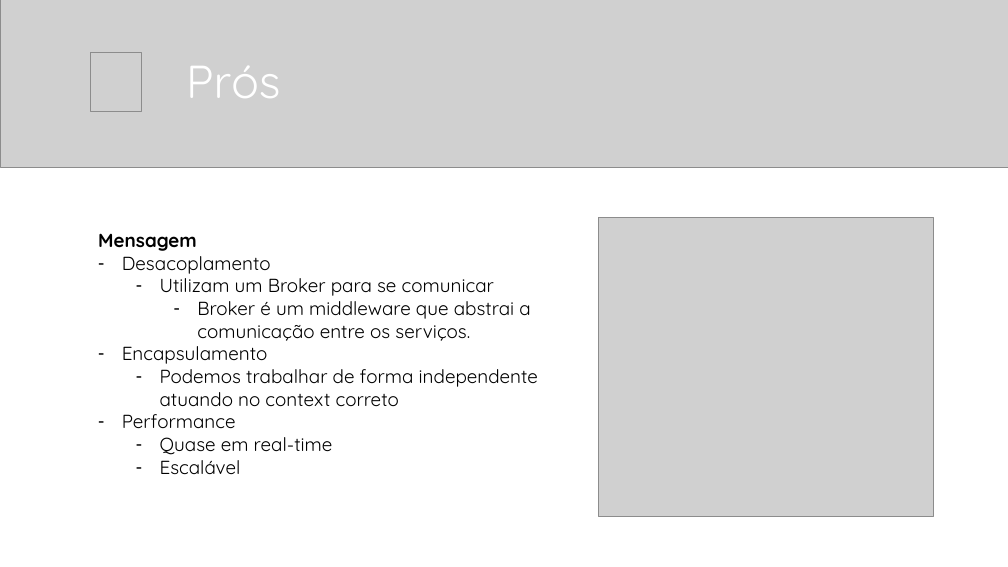
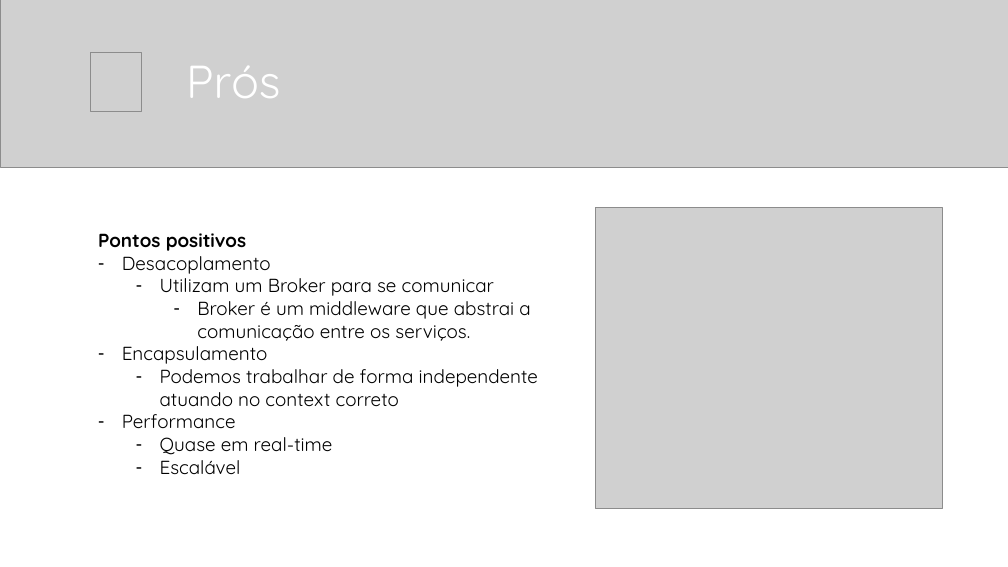
Before and after one commit to balta-io/2810, a slide deck: slide 18 of 2021-08-25_event-driven-architecture.pptx. Drawn at 1008x567 pixels with LibreOffice and Linux fonts; fonts in the diff are those of the drawing; grey boxes stand for pictures. Boxes give left, top, right and bottom in pixels: in the first picture for what was removed or moved away, otherwise in the second. Text is boxed around its words. In the diff, an @@ line names an element or a change of style, - is before the commit and + after.

```diff
--- a/2021-08-25_event-driven-architecture.pptx
+++ b/2021-08-25_event-driven-architecture.pptx
@@ picture: place and size @@
-picture at [598,218,933,516]
+picture at [595,208,942,509]
@@ text at [98,233,246,251]: text changed @@
-Mensagem
+Pontos positivos
```
Also in this commit, not shown: 13 other slides changed, 3 slides added.
